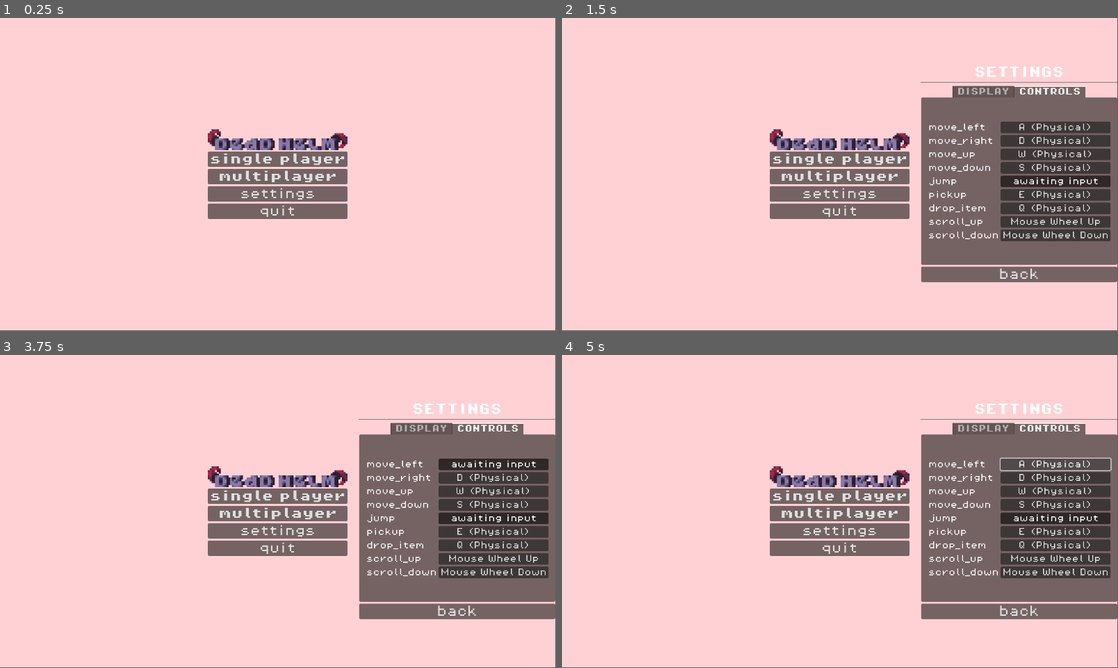
Above: before the commit, frames 1-4 (two rows, left to right).
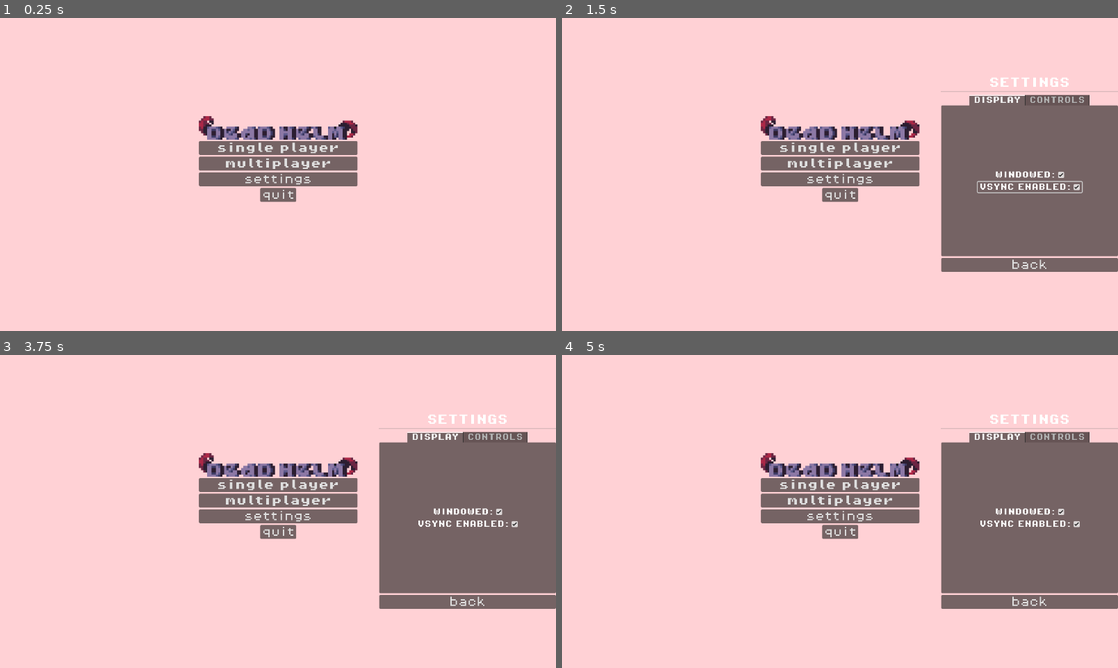
Above: after the commit, the same moments.

Repository: andy-wittig/Deadhelm-WIP
Game: Godot game, scene res://scenes/main_menu.tscn
The game is run twice, just before and just after one commit, with the same random seed, the same clock (stepped at 60 frames per second) and the same inputs.
Inputs (mouse positions are in pixels of both pictures, inside the frame that each line leads up to):
- Up to frame 1 (0.25 s): no input
- Up to frame 2 (1.5 s): click "settings" at 0.5 s; click (1029, 187) at 1.25 s, where only the run after the commit has a clickable "VSYNC ENABLED:"
- Up to frame 3 (3.75 s): click "single player" at 2 s; click "single player" at 2.75 s; click (494, 464) at 3.5 s, where only the run before the commit has a clickable "A (Physical)"
- Up to frame 4 (5 s): click (1056, 464) at 4.25 s, where only the run before the commit has a clickable "awaiting input"
In our replay, the window is 799x449 before the commit and 800x450 after it. These sizes can differ from the game's own. Grey fills any space a smaller window leaves; there, only what the larger window draws over its background counts as a difference.

The runs differ from the first frame. In frame 1, 6.2% of the frame differs, in the area x 35-65%, y 31-65%; in frame 2, 19%; in frame 3, 19%; in frame 4, 19%, in the area x 35-100%, y 15-85%.

Commit message:
fixed resizing viewport

Diff:
--- a/project.godot
+++ b/project.godot
@@ -22,6 +22,9 @@
 
 [display]
 
+window/size/viewport_width=1280
+window/size/viewport_height=720
+window/stretch/mode="viewport"
 mouse_cursor/custom_image="res://assets/sprites/cursor pointer.png"
 
 [input]
--- a/scenes/main_menu.tscn
+++ b/scenes/main_menu.tscn
@@ -24,12 +24,13 @@
 anchor_top = 0.5
 anchor_right = 0.5
 anchor_bottom = 0.5
-offset_left = -98.0
-offset_top = -54.0
-offset_right = 98.0
-offset_bottom = 54.0
+offset_left = -182.5
+offset_top = -134.5
+offset_right = 182.5
+offset_bottom = 134.5
 grow_horizontal = 2
 grow_vertical = 2
+theme_override_constants/separation = 4
 
 [node name="TextureRect" type="TextureRect" parent="VBoxContainer"]
 layout_mode = 2
@@ -57,6 +58,7 @@
 
 [node name="quitButton" type="Button" parent="VBoxContainer"]
 layout_mode = 2
+size_flags_horizontal = 4
 theme_override_fonts/font = ExtResource("1_l1je8")
 theme_override_font_sizes/font_size = 24
 text = "quit"
--- a/scenes/settings_menu.tscn
+++ b/scenes/settings_menu.tscn
@@ -43,11 +43,9 @@
 theme_override_fonts/font = ExtResource("1_k5orc")
 theme_override_font_sizes/font_size = 16
 tab_alignment = 1
-current_tab = 1
 clip_tabs = false
 
 [node name="DISPLAY" type="TabBar" parent="VBoxContainer/SettingsTabs"]
-visible = false
 layout_mode = 2
 tab_alignment = 1
 
@@ -58,25 +56,12 @@
 anchor_top = 0.5
 anchor_right = 0.5
 anchor_bottom = 0.5
-offset_left = -93.0
-offset_top = -32.0
-offset_right = 93.0
-offset_bottom = 32.0
+offset_left = -84.0
+offset_top = -12.0
+offset_right = 84.0
+offset_bottom = 12.0
 grow_horizontal = 2
 grow_vertical = 2
-
-[node name="ScaleLabel" type="Label" parent="VBoxContainer/SettingsTabs/DISPLAY/VBoxContainer"]
-layout_mode = 2
-theme_override_fonts/font = ExtResource("1_k5orc")
-theme_override_font_sizes/font_size = 16
-text = "UI SCALE:"
-horizontal_alignment = 1
-
-[node name="ScaleSlider" type="HSlider" parent="VBoxContainer/SettingsTabs/DISPLAY/VBoxContainer"]
-layout_mode = 2
-min_value = 1.0
-max_value = 3.0
-value = 1.0
 
 [node name="CheckWindowed" type="CheckBox" parent="VBoxContainer/SettingsTabs/DISPLAY/VBoxContainer"]
 layout_direction = 3
@@ -87,7 +72,17 @@
 theme_override_font_sizes/font_size = 16
 text = "WINDOWED:"
 
+[node name="CheckVsync" type="CheckBox" parent="VBoxContainer/SettingsTabs/DISPLAY/VBoxContainer"]
+layout_direction = 3
+layout_mode = 2
+size_flags_horizontal = 4
+theme_override_colors/font_color = Color(1, 1, 1, 1)
+theme_override_fonts/font = ExtResource("1_k5orc")
+theme_override_font_sizes/font_size = 16
+text = "VSYNC ENABLED:"
+
 [node name="CONTROLS" type="TabBar" parent="VBoxContainer/SettingsTabs"]
+visible = false
 layout_mode = 2
 
 [node name="RemapContainer" type="GridContainer" parent="VBoxContainer/SettingsTabs/CONTROLS"]
@@ -109,6 +104,6 @@
 theme_override_font_sizes/font_size = 24
 text = "back"
 
-[connection signal="value_changed" from="VBoxContainer/SettingsTabs/DISPLAY/VBoxContainer/ScaleSlider" to="." method="_on_scale_slider_value_changed"]
 [connection signal="toggled" from="VBoxContainer/SettingsTabs/DISPLAY/VBoxContainer/CheckWindowed" to="." method="_on_check_windowed_toggled"]
+[connection signal="toggled" from="VBoxContainer/SettingsTabs/DISPLAY/VBoxContainer/CheckVsync" to="." method="_on_check_vsync_toggled"]
 [connection signal="pressed" from="VBoxContainer/backButton" to="." method="_on_back_button_pressed"]
--- a/scripts/settings_menu.gd
+++ b/scripts/settings_menu.gd
@@ -13,6 +13,7 @@
 ]
 
 @onready var check_windowed = $VBoxContainer/SettingsTabs/DISPLAY/VBoxContainer/CheckWindowed
+@onready var check_vsync = $VBoxContainer/SettingsTabs/DISPLAY/VBoxContainer/CheckVsync
 @onready var remap_container = $VBoxContainer/SettingsTabs/CONTROLS/RemapContainer
 
 func _ready():
@@ -20,6 +21,11 @@
 		check_windowed.button_pressed = true
 	elif (DisplayServer.window_get_mode() == DisplayServer.WINDOW_MODE_FULLSCREEN):
 		check_windowed.button_pressed = false
+
+	if (DisplayServer.window_get_vsync_mode() == DisplayServer.VSYNC_ENABLED):
+		check_vsync.button_pressed = true
+	elif (DisplayServer.window_get_vsync_mode() == DisplayServer.VSYNC_DISABLED):
+		check_vsync.button_pressed = false
 
 	for action in controls_list:
 		var label = Label.new()
@@ -34,14 +40,17 @@
 func _on_back_button_pressed():
 	queue_free()
 
-func _on_scale_slider_value_changed(value):
-	pass
-
 func _on_check_windowed_toggled(toggled):
 	if (toggled):
 		DisplayServer.window_set_mode(DisplayServer.WINDOW_MODE_WINDOWED)
 	else:
 		DisplayServer.window_set_mode(DisplayServer.WINDOW_MODE_FULLSCREEN)
+
+func _on_check_vsync_toggled(toggled):
+	if (toggled):
+		DisplayServer.window_set_vsync_mode(DisplayServer.VSYNC_ENABLED)
+	else:
+		DisplayServer.window_set_vsync_mode(DisplayServer.VSYNC_DISABLED)
 
 class custom_action extends Button:
 	var action: String
